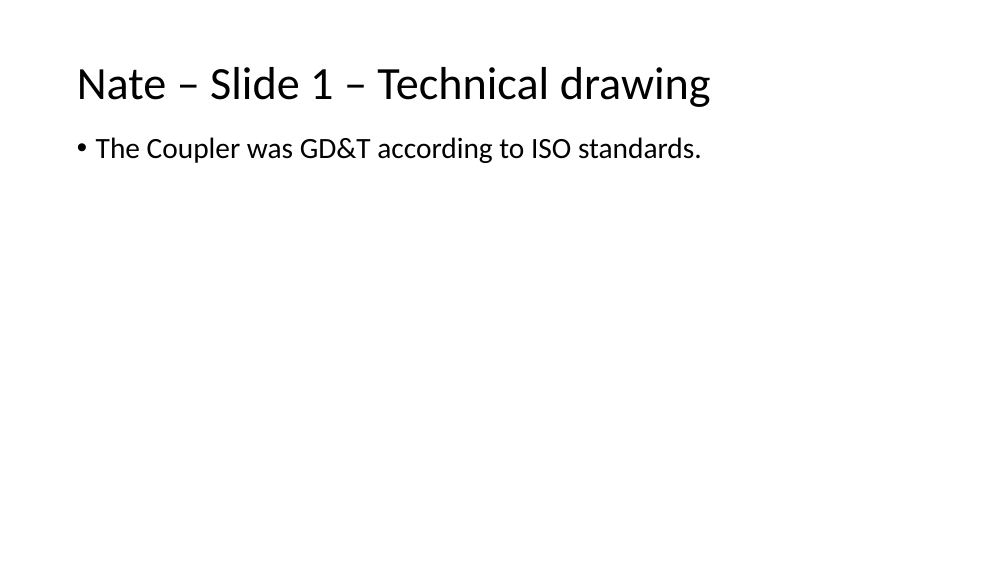
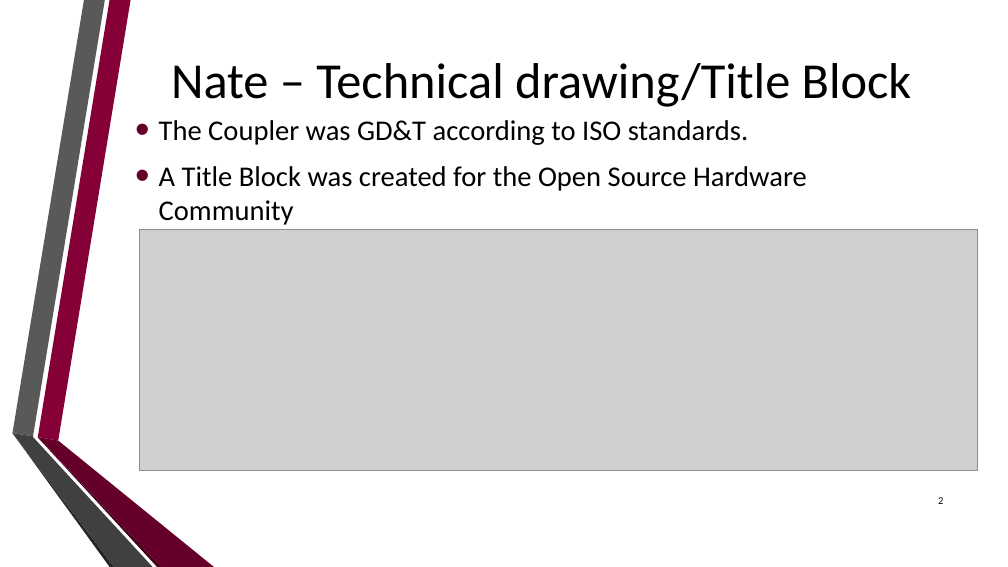
Before and after one commit to dan-olsen/SeniorDesign, a slide deck: slide 2 of Presentations/DesignPres/Nates slides.pptx. Drawn at 1008x567 pixels with LibreOffice and Linux fonts; fonts in the diff are those of the drawing; grey boxes stand for pictures; background and template pictures are left out. Boxes give left, top, right and bottom in pixels: in the first picture for what was removed or moved away, otherwise in the second. Text is boxed around its words. In the diff, an @@ line names an element or a change of style, - is before the commit and + after.

Commit message:
Move nate's slides

```diff
--- a/Presentations/DesignPres/Nates slides.pptx
+++ b/Presentations/DesignPres/Nates slides.pptx
@@ title at [171, 63, 912, 107]: text changed; size 44 to 48 pt @@
-Nate – Slide 1 – Technical drawing
+Nate – Technical drawing/Title Block
@@ text "The Coupler was GD&T according ...": place and size @@
-text "The Coupler was GD&T according ..." at [96, 137, 702, 163]
+text "The Coupler was GD&T according ..." at [159, 120, 807, 225]
@@ text "The Coupler was GD&T according ..." at [159, 120, 807, 225]: vertical alignment top to middle @@
@@ text at [159, 120, 748, 145]: size 28 to 27.2 pt in "The Coupler was GD&T according to ISO ..."; indent changed; line spacing 0.9 to 1; more space between paragraphs @@
@@ text at [159, 166, 807, 225]: paragraph added @@
+• A Title Block was created for the Open Source Hardware Community
@@ picture added at [140, 229, 978, 471] @@
@@ group added at [12, 0, 214, 567]: 6 freeform shapes @@
@@ page number added at [938, 497, 943, 504], 10 pt, text #000000 @@
+2
```
Also in this commit, not shown: 1 other slide changed, 1 slide added, 2 slides removed, 1 other file.
